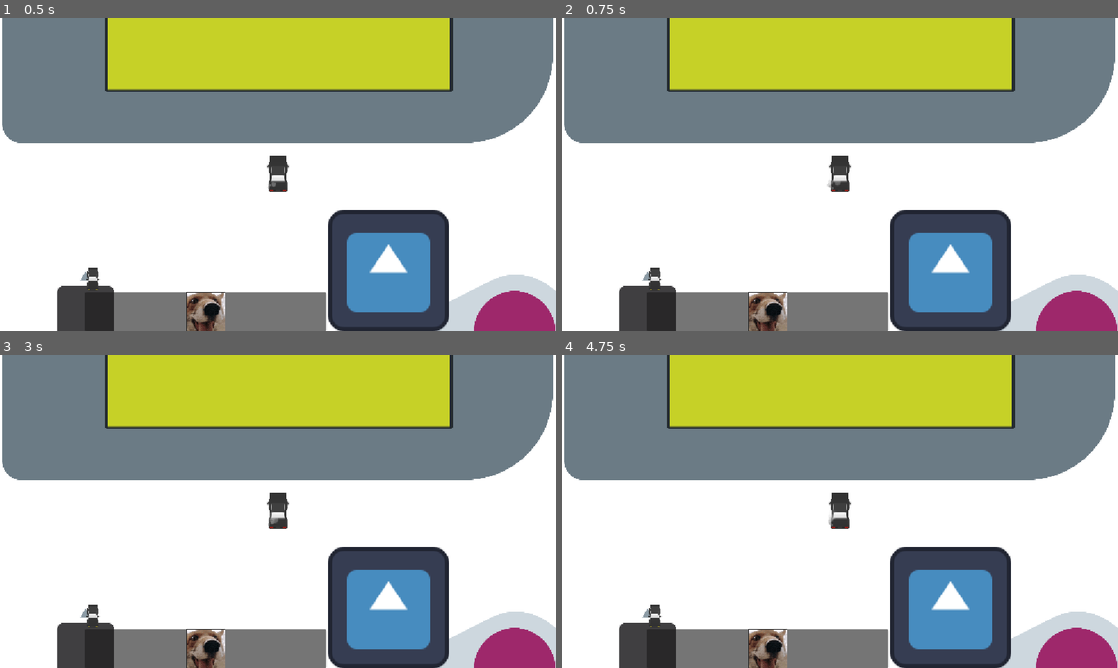
Above: before the commit, frames 1-4 (two rows, left to right).
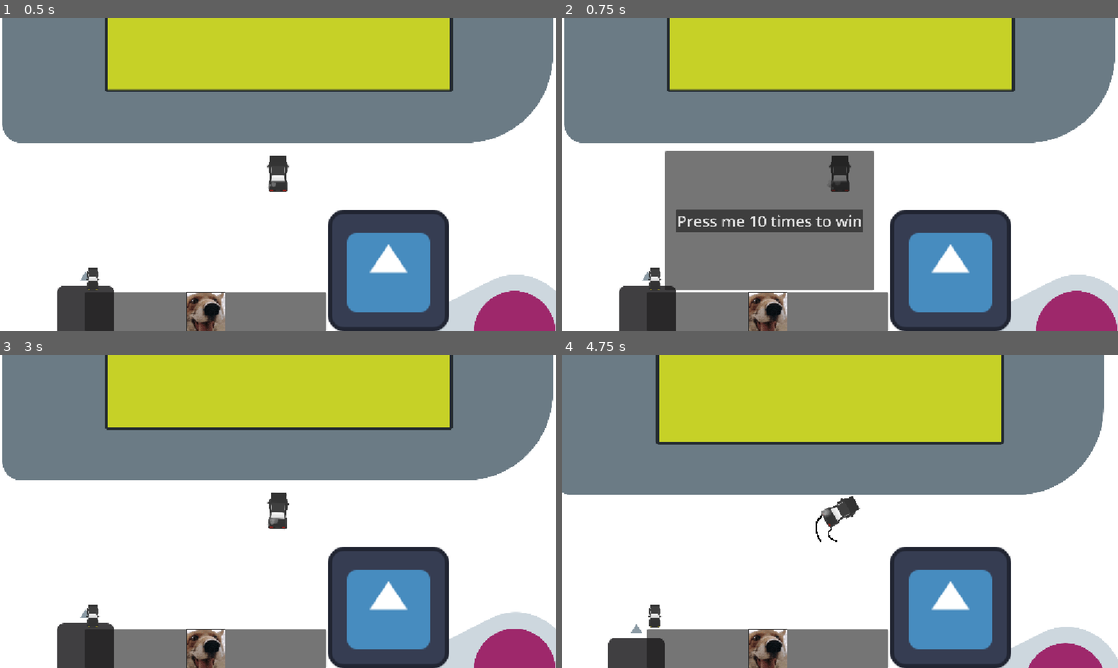
Above: after the commit, the same moments.

Repository: DBorgKiwami/game-jam-2
Game: Godot game, scene res://levels/testlevel.tscn
Two runs of this game, one before a commit and one after it. Both use one fixed random seed, a clock stepped at 60 frames per second and the inputs below. The engine's default icon, where the game draws it, is replaced by a stand-in: a white triangle on a blue panel in a dark square.
Inputs (mouse positions are in pixels of both pictures, inside the frame that each line leads up to):
- Up to frame 1 (0.5 s): no input
- Up to frame 2 (0.75 s): click (767, 312) at 0.5 s
- Up to frame 3 (3 s): click (205, 558) at 1.25 s, where only the run after the commit has a clickable "Press me 10 times to win"; click (94, 614) at 2 s; hold Right (turn_right) from 2.78 s (still down); hold Up (gas_pedal) from 2.78 s (still down)
- Up to frame 4 (4.75 s): release Right (turn_right) at 3.53 s; release Up (gas_pedal) at 3.53 s; hold Down (reverse) 3.53-4.28 s; tap Up (gas_pedal) at 3.6 s; hold Right (turn_right) from 4.28 s (still down); hold Up (gas_pedal) from 4.28 s (still down)

Frame 1 is identical in both runs. In frame 2, 16% of the frame differs, in the area x 18-57%, y 42-88%; in frame 3, 0.7%; in frame 4, 13%.
Error before the commit: Parse Error: Identifier "SignalBus" not declared in the current scope. (res://player/player.gd:53)

Commit message:
Fixing scene conflict

Diff:
--- a/project.godot
+++ b/project.godot
@@ -15,6 +15,11 @@
 config/features=PackedStringArray("4.7", "Forward Plus")
 config/icon="uid://wviha2wioqlf"
 
+[autoload]
+
+SignalBus="*uid://c4gmx3bj0nt45"
+CarStats="*uid://d0glklfbyrpy5"
+
 [display]
 
 window/stretch/mode="canvas_items"
@@ -28,12 +33,6 @@
 , Object(InputEventKey,"resource_local_to_scene":false,"resource_name":"","device":-1,"window_id":0,"alt_pressed":false …(183 unchanged characters)…
 ]
 }
-reverse={
-"deadzone": 0.2,
-"events": [Object(InputEventKey,"resource_local_to_scene":false,"resource_name":"","device":-1,"window_id":0,"alt_pressed":false,"shift_pressed":false,"ctrl_pressed":false,"meta_pressed":false,"pressed":false,"keycode":0,"physical_keycode":4194322,"key_label":0,"unicode":0,"location":0,"echo":false,"script":null)
-, Object(InputEventKey,"resource_local_to_scene":false,"resource_name":"","device":-1,"window_id":0,"alt_pressed":false,"shift_pressed":false,"ctrl_pressed":false,"meta_pressed":false,"pressed":false,"keycode":0,"physical_keycode":83,"key_label":0,"unicode":115,"location":0,"echo":false,"script":null)
-]
-}
 turn_left={
 "deadzone": 0.2,
 "events": [Object(InputEventKey,"resource_local_to_scene":false,"resource_name":"","device":-1,"window_id":0,"alt_press …(195 unchanged characters)…
@@ -44,6 +43,17 @@
 "deadzone": 0.2,
 "events": [Object(InputEventKey,"resource_local_to_scene":false,"resource_name":"","device":-1,"window_id":0,"alt_press …(195 unchanged characters)…
 , Object(InputEventKey,"resource_local_to_scene":false,"resource_name":"","device":-1,"window_id":0,"alt_pressed":false …(183 unchanged characters)…
+]
+}
+reserve={
+"deadzone": 0.2,
+"events": [Object(InputEventKey,"resource_local_to_scene":false,"resource_name":"","device":-1,"window_id":0,"alt_pressed":false,"shift_pressed":false,"ctrl_pressed":false,"meta_pressed":false,"pressed":false,"keycode":0,"physical_keycode":4194322,"key_label":0,"unicode":0,"location":0,"echo":false,"script":null)
+]
+}
+reverse={
+"deadzone": 0.2,
+"events": [Object(InputEventKey,"resource_local_to_scene":false,"resource_name":"","device":-1,"window_id":0,"alt_pressed":false,"shift_pressed":false,"ctrl_pressed":false,"meta_pressed":false,"pressed":false,"keycode":0,"physical_keycode":4194322,"key_label":0,"unicode":0,"location":0,"echo":false,"script":null)
+, Object(InputEventKey,"resource_local_to_scene":false,"resource_name":"","device":-1,"window_id":0,"alt_pressed":false,"shift_pressed":false,"ctrl_pressed":false,"meta_pressed":false,"pressed":false,"keycode":0,"physical_keycode":83,"key_label":0,"unicode":115,"location":0,"echo":false,"script":null)
 ]
 }
 brakes={
